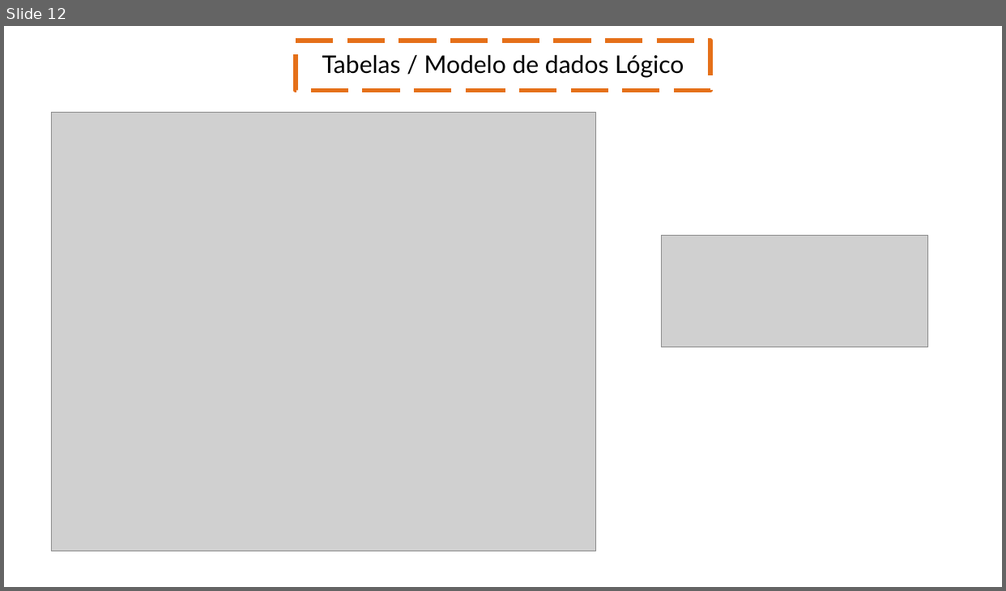
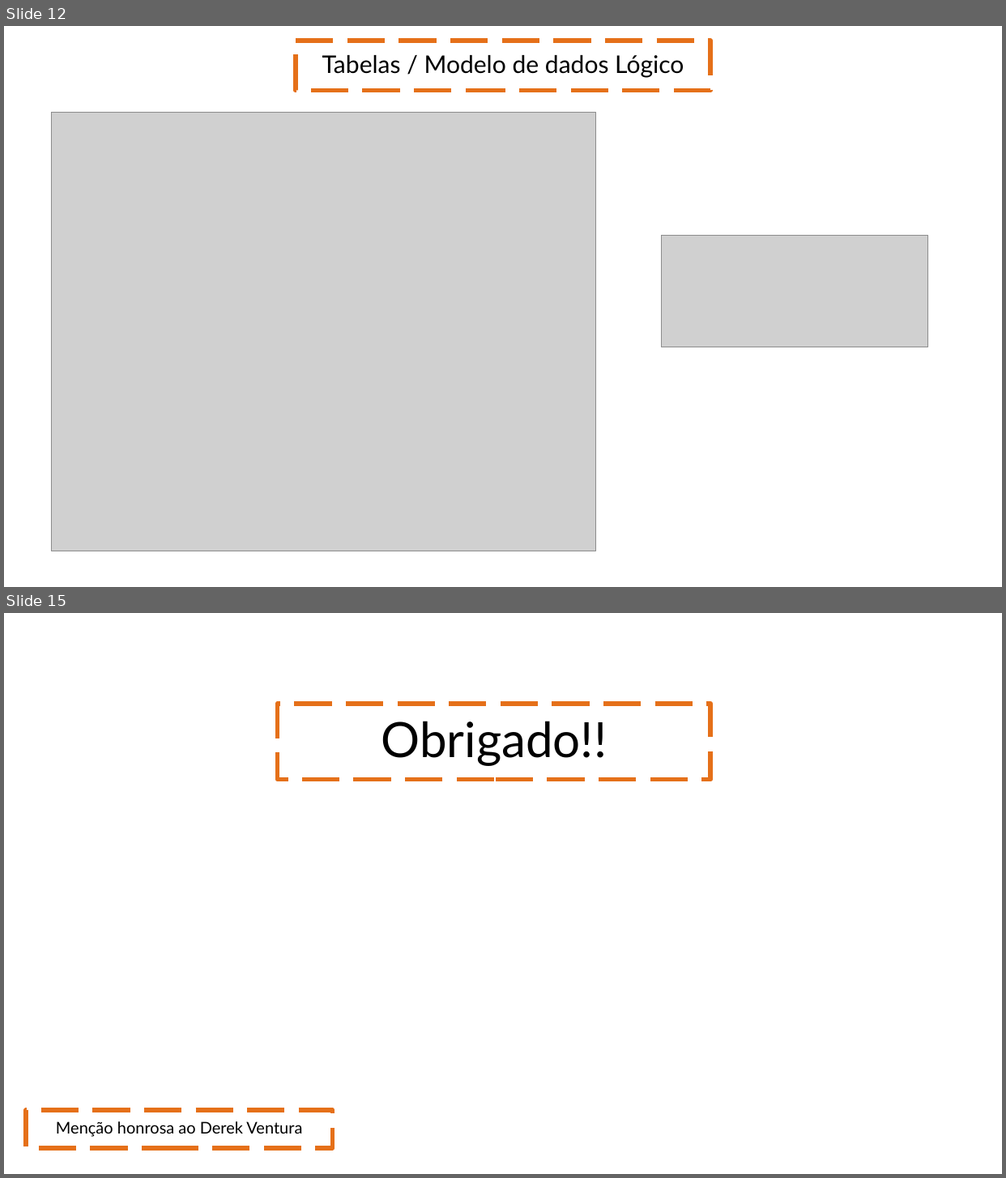
Before and after one commit to diegozn/busfacility, a slide deck: Apresentação/Sprint 2.pptx. Shown one above the other, each under a label of ours: slide 12 before the commit, slides 12 and 15 after it; the slides between them are not shown. The pictures are 1006x591 and 1006x1178 pixels, drawn with LibreOffice and Linux fonts; fonts in the diff are those of the drawing; grey boxes stand for pictures; background and template pictures are left out. Boxes give left, top, right and bottom in pixels: in the first picture for what was removed or moved away, otherwise in the second. Text is boxed around its words. In the diff, an @@ line names an element or a change of style, - is before the commit and + after.

```diff
--- a/Apresentação/Sprint 2.pptx
+++ b/Apresentação/Sprint 2.pptx
@@ slide 15 added at bbox=[4, 613, 1002, 1174], background picture (left out) @@
@@ rectangle added at bbox=[277, 704, 710, 779], outline #E57019 4.5 pt dashed, 46.8 pt, text #000000 @@
+Obrigado!!
@@ rectangle added at bbox=[26, 1110, 333, 1148], outline #E57019 4.5 pt dashed, 15.6 pt, text #000000 @@
+Menção honrosa ao Derek Ventura
```
Also in this commit, not shown: 2 slides changed, 1 other slide added, 1 slide removed.
